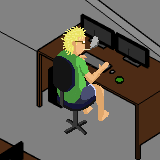
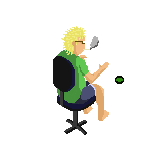
Before/after of a 160x160 layered artwork. What changed in the layer stack:
hid group "workin" (43 layers) over [52, 3, 138, 135]
hid "team copie 2" over [0, 0, 160, 160]
hid "Calque 2" over [0, 0, 160, 160]
